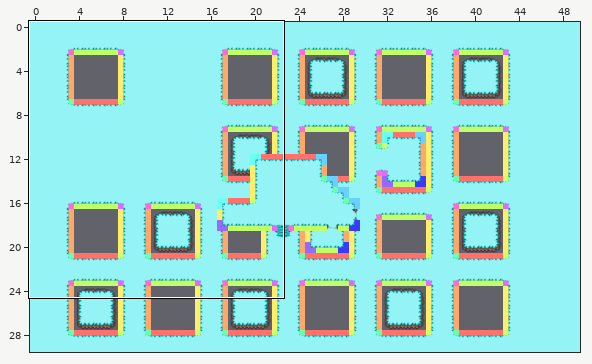
Tiled map: GameSample_Contest/resources/Tiled_Project/test_map.tmx. Above: a wide view before the commit, with the close-up outlined.
Close-up. The starting point:
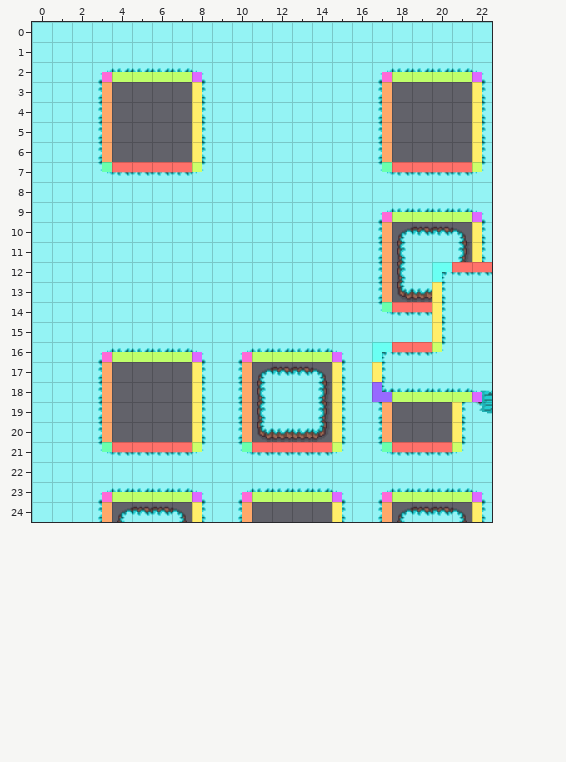
Cells are 64x64 px. Shown: x 0..22, y 0..24.
The result:
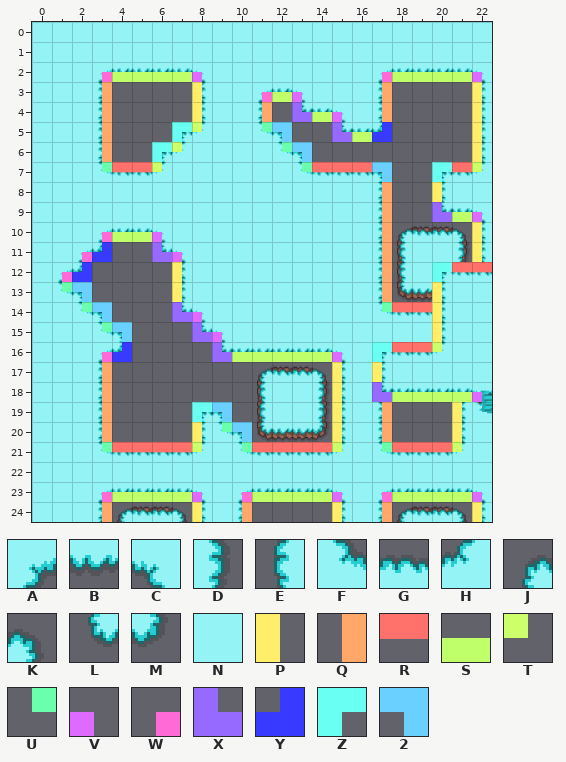
Key: from "Christmass_Grass": A 0, B 1, C 2, D 8, E 10, F 16, G 17, H 18, J 24, K 25, L 32, M 33, N 37; from "Collision_full": P 0, Q 1, R 2, S 3, T 4, U 5, V 6, W 7, X 8, Y 9, Z 10, 2 11.
_ is an empty cell.
From old to new:
Layer "mg":
y 3: x 11..13 NNN -> ABC
y 4: x 11..15 NNNNN -> D_LBC
y 5: x 7..8 _E -> JH; x 11..17 NNNNNND -> FK__LBM
y 6: x 6..8 __E -> JHN; x 12..17 NNNNND -> FK____
y 7: x 6..8 GGH -> HNN; x 13..20 NNNNFGGG -> FGGGK__J
y 8: x 17..20 NNNN -> D__E
y 9: x 17..20 ABBB -> D__L
y 10: x 3..6 NNNN -> ABBC
y 11: x 2..7 NNNNNN -> AM__LC
y 12: x 1..7 NNNNNNN -> AM____E
y 13: x 1..7 NNNNNNN -> FK____E
y 14: x 2..8 NNNNNNN -> FK___LC
y 15: x 3..9 NNNNNNN -> FK___LC
y 16: x 4..10 BBBBCNA -> M____LB
y 17..18: x 8..10 END -> ___
y 19: x 8..10 END -> JK_
y 20: x 9..10 ND -> FK
Layer "collisions":
y 3: x 11..13 ___ -> WSV
y 4: x 11 _ -> Q; x 13..15 ___ -> XSV
y 5: x 7..8 _P -> ZT; x 11..12 __ -> U2; x 15..17 __Q -> XSY
y 6: x 6..8 __P -> ZT_; x 12..13 __ -> U2; x 17 Q -> _
y 7: x 6..8 RRT -> T__; x 13..20 ____URRR -> URRR2__Z
y 8: x 17 _ -> Q; x 20 _ -> P
y 9: x 17..20 WSSS -> Q__X
y 10: x 3..6 ____ -> WSSV
y 11: x 2..3 __ -> WY; x 6..7 __ -> XV
y 12: x 1..2 __ -> WY; x 7 _ -> P
y 13: x 1..2 __ -> U2; x 7 _ -> P
y 14: x 2..3 __ -> U2; x 7..8 __ -> XV
y 15: x 3..4 __ -> U2; x 8..9 __ -> XV
y 16: x 4..10 SSSSV_W -> Y____XS
y 17..18: x 8 P -> _; x 10 Q -> _
y 19: x 8..10 P_Q -> Z2_
y 20: x 9..10 _Q -> U2
Where, in picture pixels (left, top, right, bottom), the same in both close-ups:
changed: (258, 88, 452, 222)
changed: (152, 122, 206, 176)
changed: (58, 228, 252, 442)
